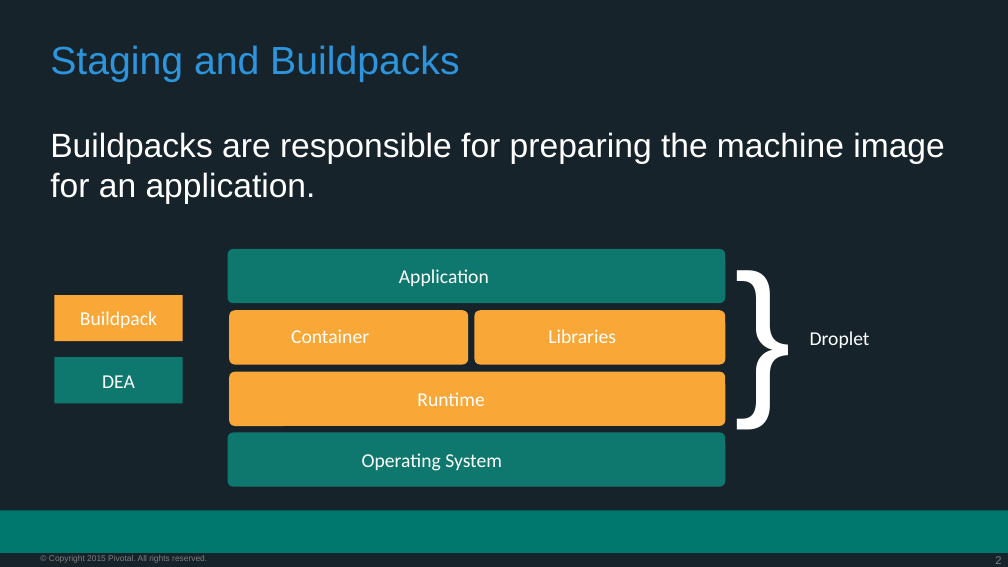
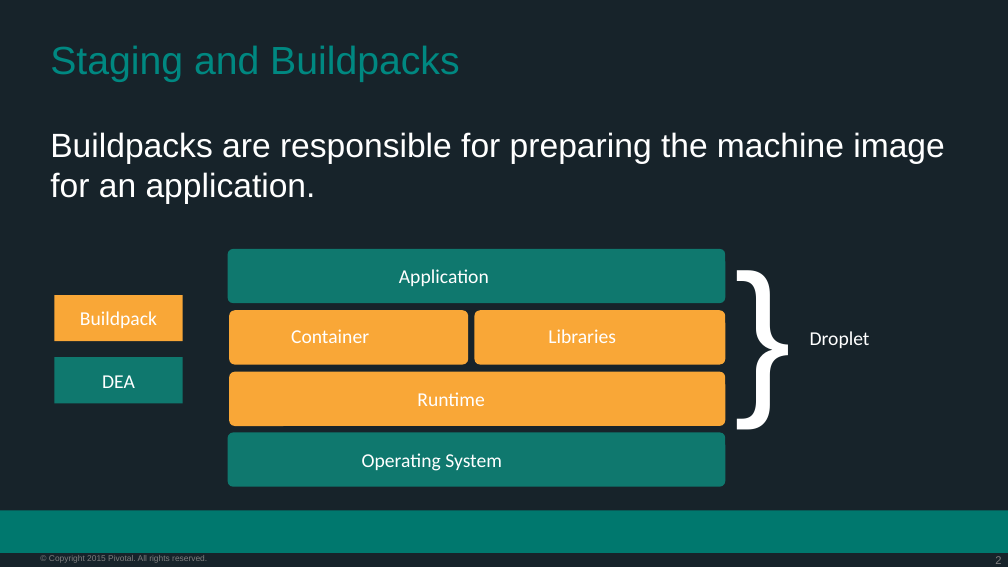
Before and after one commit to phopper-pivotal/NBCU-PCF-Workshop-101, a slide deck: slide 2 of presentations/Session_10_PCF_Buildpacks.pptx. Drawn at 1008x567 pixels with LibreOffice and Linux fonts; fonts in the diff are those of the drawing; background and template pictures are left out. Boxes give left, top, right and bottom in pixels: in the first picture for what was removed or moved away, otherwise in the second. Text is boxed around its words. In the diff, an @@ line names an element or a change of style, - is before the commit and + after.

```diff
--- a/presentations/Session_10_PCF_Buildpacks.pptx
+++ b/presentations/Session_10_PCF_Buildpacks.pptx
@@ text "Staging and Buildpacks" at bbox=[50, 45, 459, 82]: text colour #2C95DD to #008881 @@
```
Also in this commit, not shown: 1 other slide changed, 2 other files.
